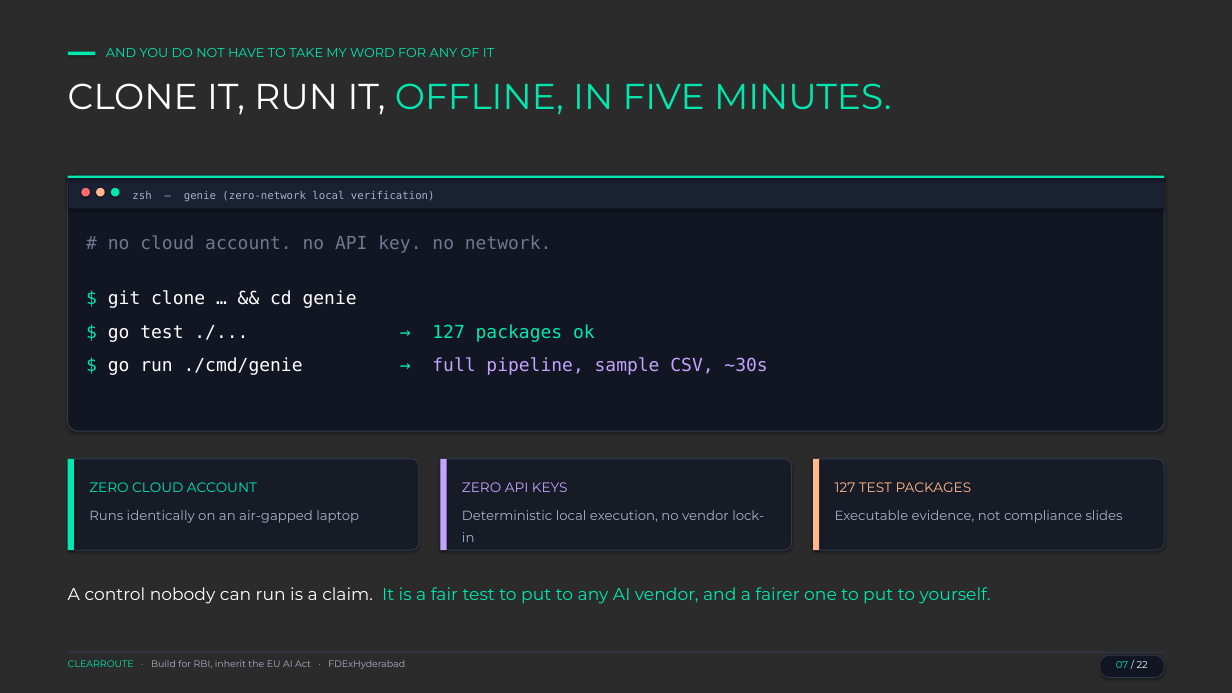
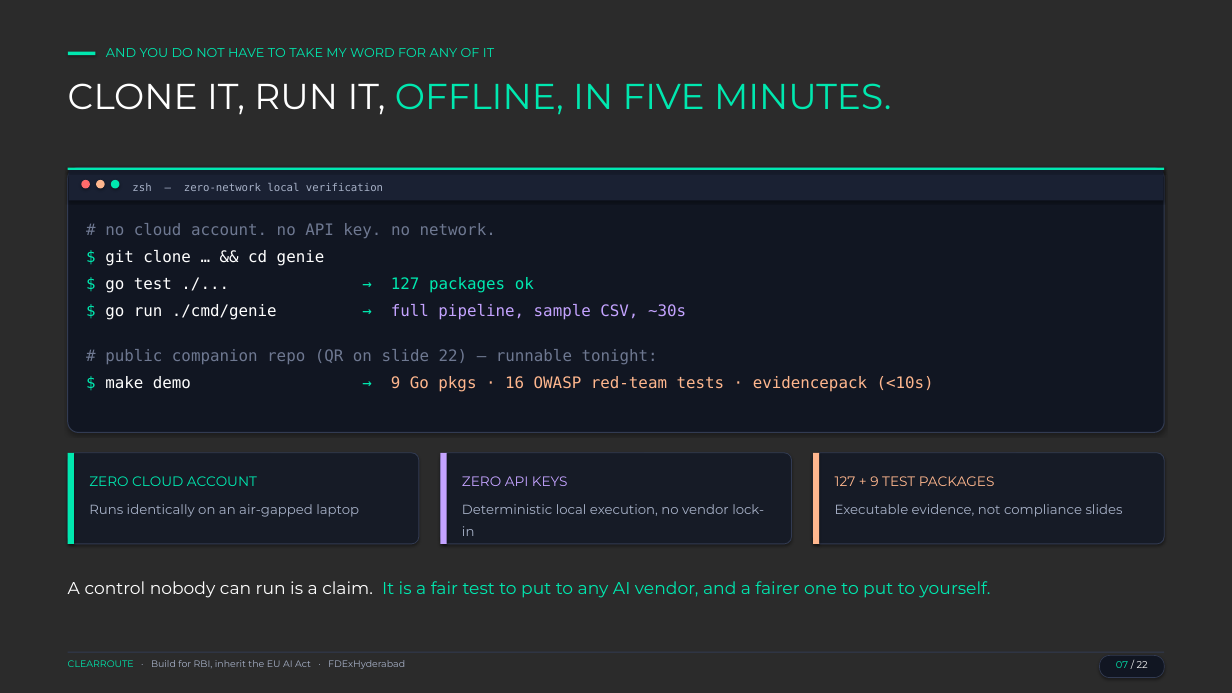
Before and after one commit to PratikDhanave/Build-For-RBI-Inherit-The-EU-AI-Act, a slide deck: slide 7 of build-for-rbi-ppt.pptx. Drawn at 1232x693 pixels with LibreOffice and Linux fonts; fonts in the diff are those of the drawing; background and template pictures are left out; a plain dark background stands for a picture behind light text. Boxes give left, top, right and bottom in pixels: in the first picture for what was removed or moved away, otherwise in the second. Text is boxed around its words. In the diff, an @@ line names an element or a change of style, - is before the commit and + after.

Commit message:
Add repo highlights to Slides 7, 13 & 16 and 3 Q&A backup slides (Kill Switch, Five Regimes, OWASP ASI)

```diff
--- a/build-for-rbi-ppt.pptx
+++ b/build-for-rbi-ppt.pptx
@@ rounded rectangle: place and size @@
-rounded rectangle at <box>68,176,1164,431</box>
+rounded rectangle at <box>68,168,1164,432</box>
@@ 3 ellipses, 2 rectangles: place and size @@
-3 ellipses, 2 rectangles at <box>68,176,1164,209</box>
+3 ellipses, 2 rectangles at <box>68,168,1164,200</box>
@@ text at <box>132,183,383,191</box>: text changed @@
-zsh — genie (zero-network local verification)
+zsh — zero-network local verification
@@ text "# no cloud account. no ...": place and size @@
-text "# no cloud account. no ..." at <box>108,235,767,375</box>
+text "# no cloud account. no ..." at <box>105,223,934,391</box>
@@ text at <box>105,223,686,320</box>: size 21 to 18.5 pt in "# no cloud account. no API key. ...", "$ git clone … && cd genie", "$ go test ./... → 127 packages ...", "$ go run ./cmd/genie → full pipeline, ..."; line spacing 1.55 to 1.42 @@
@@ text at <box>105,349,934,391</box>: paragraphs added @@
+# public companion repo (QR on slide 22) — runnable tonight:
+$ make demo → 9 Go pkgs · 16 OWASP red-team tests · evidencepack (<10s)
@@ 6 texts, 3 rounded rectangles, 3 rectangles: place and size @@
-6 texts, 3 rounded rectangles, 3 rectangles at <box>68,459,1164,604</box>
+6 texts, 3 rounded rectangles, 3 rectangles at <box>68,453,1164,598</box>
@@ text at <box>835,476,995,486</box>: text changed @@
-127 TEST PACKAGES
+127 + 9 TEST PACKAGES
```
Also in this commit, not shown: 2 other slides changed, 3 slides added, 4 other files.
